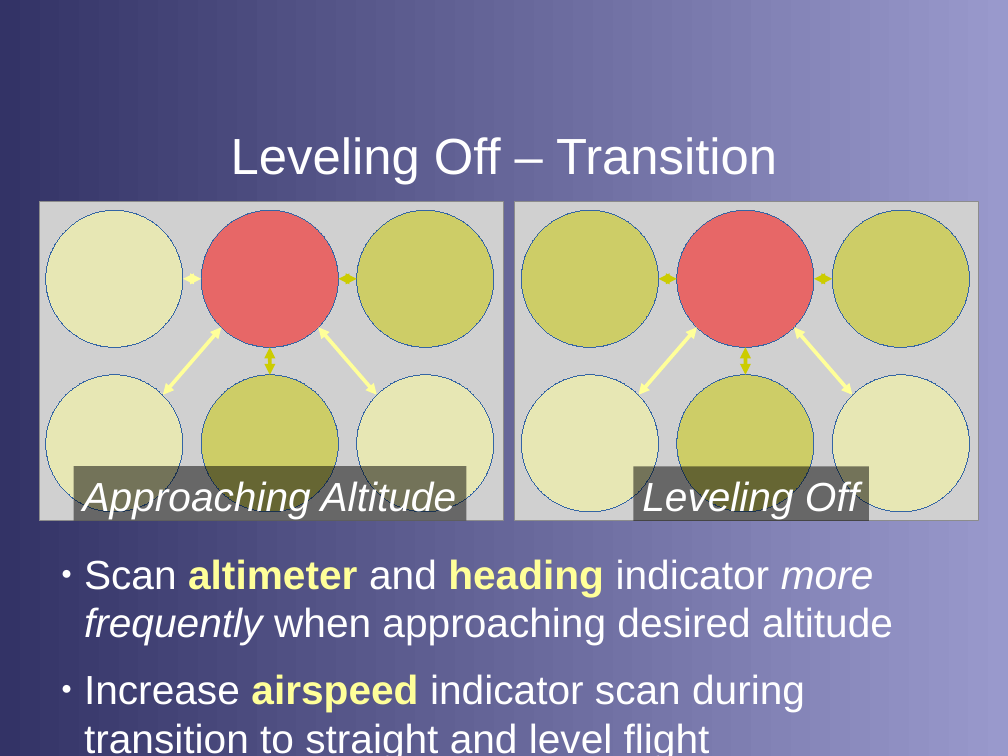
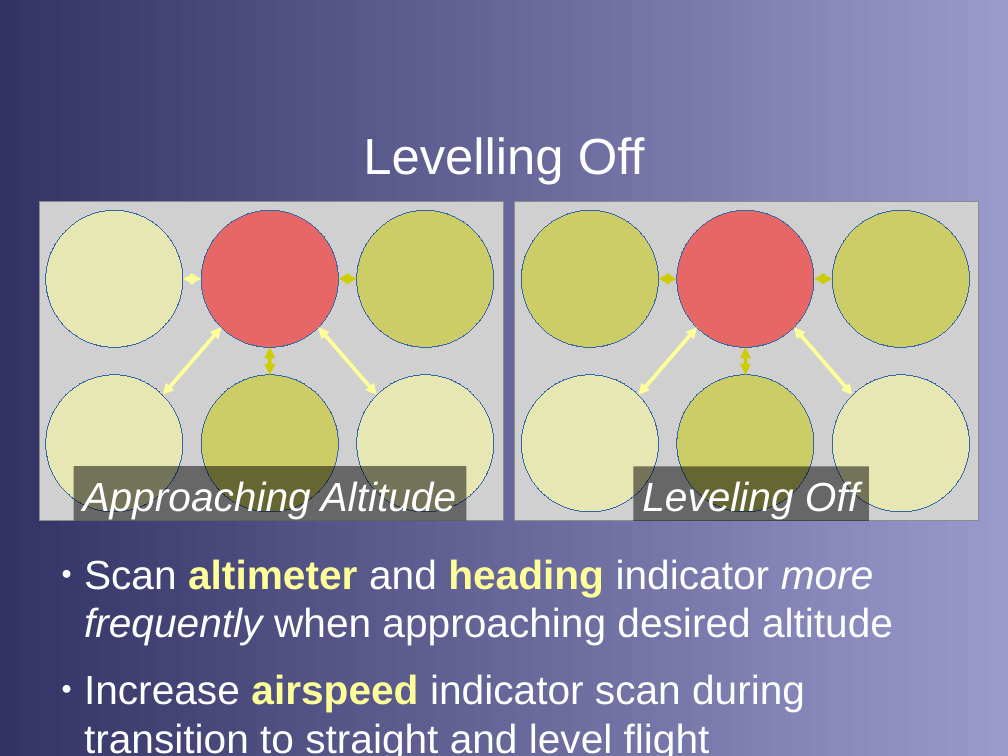
Before and after one commit to stephanheinemann/flight, a slide deck: slide 12 of FI/Instruments/Instruments.odp. Drawn at 1008x756 pixels with LibreOffice and Linux fonts; fonts in the diff are those of the drawing; grey boxes stand for pictures; background and template pictures are left out. Boxes give left, top, right and bottom in pixels: in the first picture for what was removed or moved away, otherwise in the second. Text is boxed around its words. In the diff, an @@ line names an element or a change of style, - is before the commit and + after.

```diff
--- a/FI/Instruments/Instruments.odp
+++ b/FI/Instruments/Instruments.odp
@@ title at (363, 137, 645, 185): text changed @@
-Leveling Off – Transition
+Levelling Off
```
Also in this commit, not shown: 5 other slides changed, 2 slides added, 2 slides removed, 3 other files.
